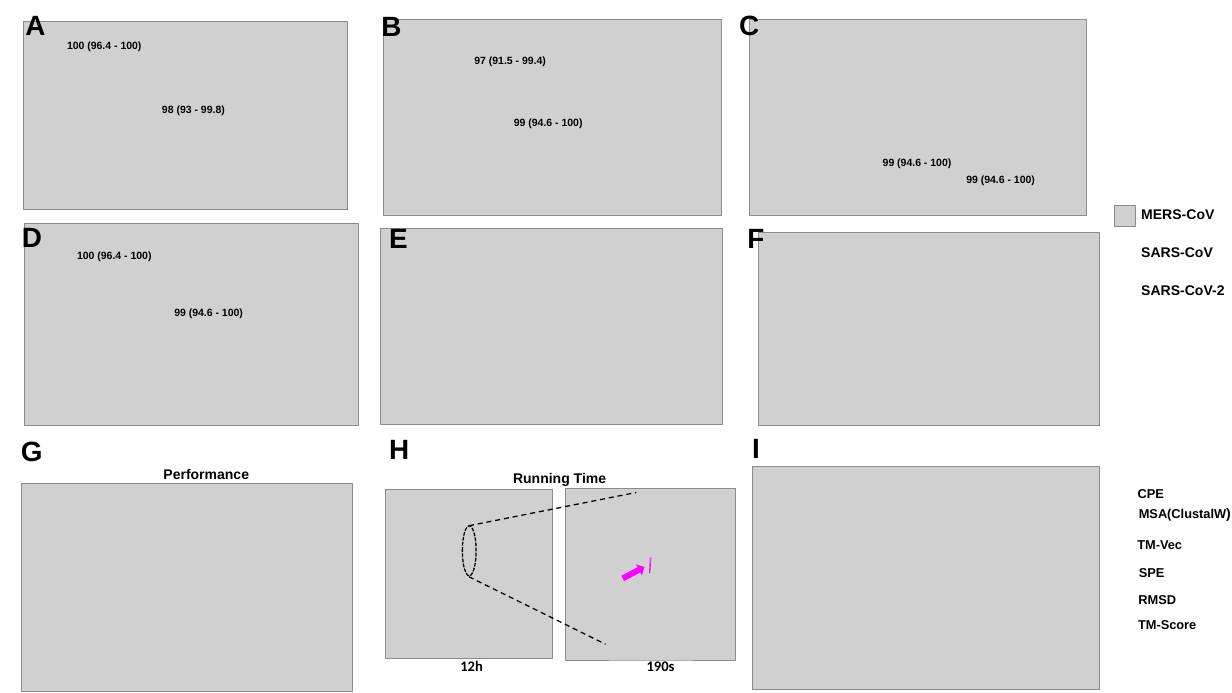
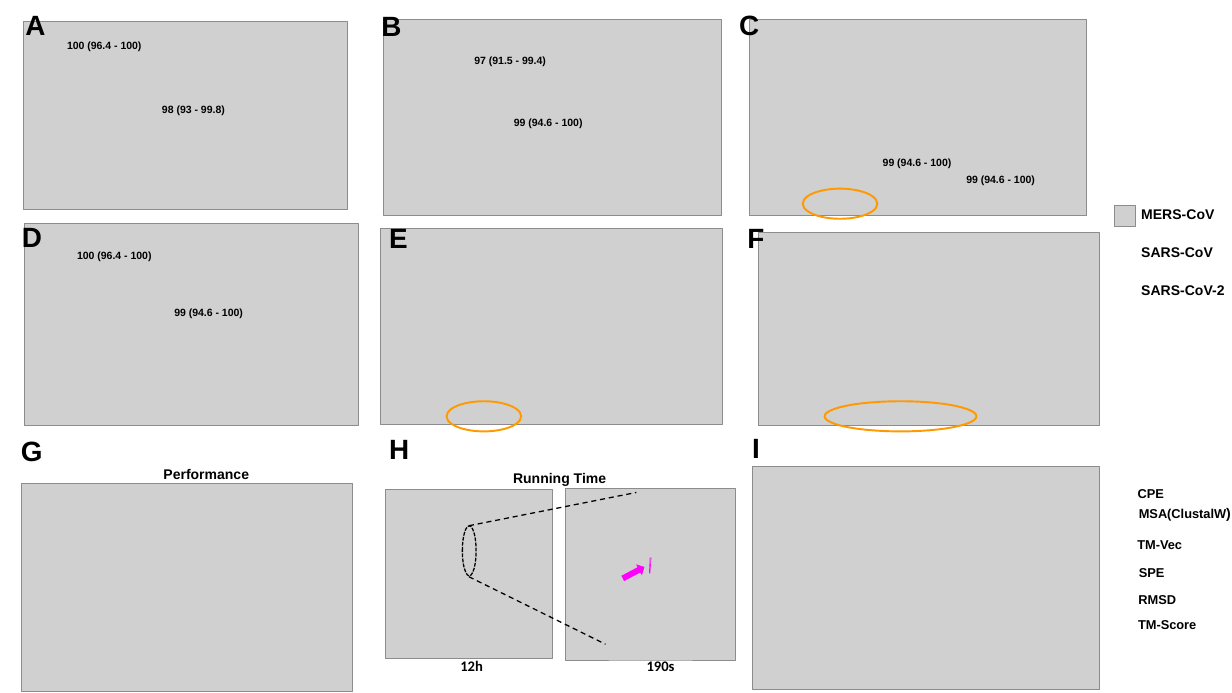
Before and after one commit to mirzaie-mehdi/ProteinEnergyProfileSimilarity, a slide deck: slide 1 of manuscript/Revised/Final_Figure/Fig9_new.pptx. Drawn at 1232x693 pixels with LibreOffice and Linux fonts; fonts in the diff are those of the drawing; grey boxes stand for pictures; background and template pictures are left out. Boxes give left, top, right and bottom in pixels: in the first picture for what was removed or moved away, otherwise in the second. Text is boxed around its words. In the diff, an @@ line names an element or a change of style, - is before the commit and + after.

```diff
--- a/manuscript/Revised/Final_Figure/Fig9_new.pptx
+++ b/manuscript/Revised/Final_Figure/Fig9_new.pptx
@@ ellipse added at (803,189,878,219), outline #FF9900 1.5 pt @@
@@ ellipse added at (446,401,521,432), outline #FF9900 1.5 pt @@
@@ ellipse added at (824,401,976,432), outline #FF9900 1.5 pt @@
```
Also in this commit, not shown: 16 other files.
